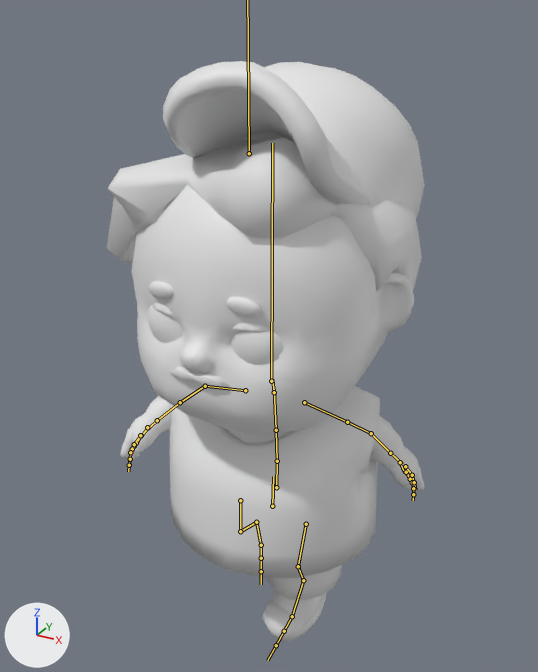
Before and after pictures for a commit that changed the FBX model Assets/Laundry Dulu/character/main character/main character.fbx.
Before and after are seen from a 50 mm lens placed at (1.14, -2.11, 2.11), pointed at (-0.02, 0.0, 1.06). Lighting does not change. The marker at lower left points along +X, +Y and +Z. Both versions are drawn at frame 1 of the action 'take '; the numbers are the values there. The bones that bend it are drawn over the model as lines.

Names of what the first picture shows: 'body', 'body.001', 'body.002', 'body.003', 'head', 'head.001', 'property_low.001'.
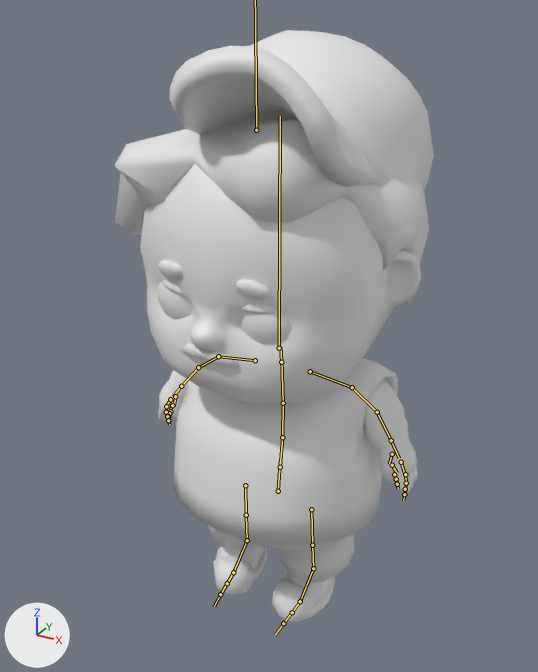
Where the change shows, as pixel boxes [x1, y1, x2, y2] in the pictures (538 x 672 px):
'head', posed
    before: [107, 137, 422, 434]
    after: [114, 110, 429, 404]
'body.001', posed (7% wider)
    before: [169, 386, 380, 578]
    after: [173, 358, 398, 545]
'property_low.001', posed
    before: [163, 61, 425, 218]
    after: [170, 30, 434, 189]
'body', posed
    before: [120, 396, 424, 491]
    after: [158, 370, 418, 494]
'body.003', posed
    before: [263, 592, 327, 642]
    after: [213, 545, 335, 622]
'body.002', posed
    before: [266, 565, 342, 600]
    after: [208, 525, 355, 583]
bone 'Hips', root to tip
    before: (272, 506) to (273, 476)
    after: (278, 491) to (280, 461)
bone 'Spine', root to tip
    before: (276, 487) to (277, 461)
    after: (280, 467) to (282, 437)
bone 'Spine1', root to tip
    before: (277, 461) to (276, 430)
    after: (282, 437) to (283, 403)
bone 'Spine2', root to tip
    before: (276, 430) to (274, 389)
    after: (283, 403) to (281, 358)
bone 'Head', root to tip
    before: (271, 381) to (272, 143)
    after: (279, 348) to (280, 116)
bone 'LeftShoulder', root to tip
    before: (304, 402) to (347, 422)
    after: (310, 371) to (352, 387)
bone 'LeftArm', root to tip
    before: (347, 422) to (371, 433)
    after: (352, 387) to (377, 412)
bone 'RightShoulder', root to tip
    before: (245, 390) to (205, 386)
    after: (255, 360) to (218, 356)
bone 'RightArm', root to tip
    before: (205, 386) to (180, 402)
    after: (218, 356) to (198, 367)
bone 'RightForeArm', root to tip
    before: (180, 402) to (157, 420)
    after: (198, 367) to (181, 386)
bone 'RightHand', root to tip
    before: (157, 420) to (144, 432)
    after: (181, 386) to (173, 396)
bone 'LeftUpLeg', root to tip
    before: (306, 524) to (298, 566)
    after: (311, 509) to (312, 545)
bone 'LeftLeg', root to tip
    before: (298, 566) to (303, 580)
    after: (312, 545) to (313, 568)
bone 'LeftFoot', root to tip
    before: (303, 580) to (292, 616)
    after: (313, 568) to (300, 601)
bone 'RightUpLeg', root to tip
    before: (240, 500) to (240, 531)
    after: (245, 485) to (246, 515)
bone 'RightLeg', root to tip
    before: (240, 531) to (256, 522)
    after: (246, 515) to (247, 540)

What changed in the scene script:
```text
Change bone_hips:
    where bone_hips = bpy.data.objects['Armature'].pose.bones['Hips']
    bone_hips.location: (2.0, 2.0, 9.0) -> (5.0, 23.0, -4.0)
    bone_hips.rotation_quaternion: (1.0, -0.002, 0.0, -0.01) -> (1.0, -0.002, 0.0, -0.021)  # degrees (0, 0, -1) -> degrees (0, 0, -2)
Change bone_spine:
    where bone_spine = bpy.data.objects['Armature'].pose.bones['Spine']  # child of 'Hips'
    bone_spine.location: (3.0, -12.0, -5.0) -> (0.0, -1.0, 0.0)
    bone_spine.rotation_quaternion: (0.996, 0.074, 0.051, -0.011) -> (1.0, 0.005, -0.012, 0.003)  # degrees (8, 6, -1) -> degrees (1, -1, 0)
Change bone_spine1:
    where bone_spine1 = bpy.data.objects['Armature'].pose.bones['Spine1']  # child of 'Spine'
    bone_spine1.rotation_quaternion: (1.0, 0.008, -0.001, 0.011) -> (1.0, 0.008, -0.003, 0.023)  # degrees (1, 0, 1) -> degrees (1, 0, 3)
Change bone_spine2:
    where bone_spine2 = bpy.data.objects['Armature'].pose.bones['Spine2']  # child of 'Spine1'
    bone_spine2.rotation_quaternion: (1.0, 0.008, 0.001, 0.011) -> (1.0, 0.008, 0.001, 0.02)  # degrees (1, 0, 1) -> degrees (1, 0, 2)
Change bone_head:
    where bone_head = bpy.data.objects['Armature'].pose.bones['Head']  # child of 'Neck'
    bone_head.rotation_quaternion: (0.993, -0.109, -0.052, 0.007) -> (0.999, 0.013, 0.005, -0.049)  # degrees (-13, -6, 1) -> degrees (1, 1, -6)
Change bone_leftshoulder:
    where bone_leftshoulder = bpy.data.objects['Armature'].pose.bones['LeftShoulder']  # child of 'Spine2'
    bone_leftshoulder.rotation_quaternion: (0.998, 0.038, -0.044, 0.002) -> (1.0, -0.013, 0.0, 0.001)  # degrees (4, -5, 0) -> degrees (-1, 0, 0)
Change bone_leftarm:
    where bone_leftarm = bpy.data.objects['Armature'].pose.bones['LeftArm']  # child of 'LeftShoulder'
    bone_leftarm.rotation_quaternion: (0.927, 0.234, -0.075, -0.284) -> (0.937, 0.258, 0.219, 0.085)  # degrees (28, 0, -34) -> degrees (34, 22, 17)
Change bone_rightshoulder:
    where bone_rightshoulder = bpy.data.objects['Armature'].pose.bones['RightShoulder']  # child of 'Spine2'
    bone_rightshoulder.rotation_quaternion: (0.993, -0.061, 0.099, -0.029) -> (0.998, -0.059, 0.002, -0.002)  # degrees (-7, 11, -4) -> degrees (-7, 0, 0)
Change bone_rightarm:
    where bone_rightarm = bpy.data.objects['Armature'].pose.bones['RightArm']  # child of 'RightShoulder'
    bone_rightarm.rotation_quaternion: (0.928, 0.328, 0.142, -0.107) -> (0.938, 0.256, -0.22, -0.085)  # degrees (38, 20, -6) -> degrees (34, -22, -17)
Change bone_rightforearm:
    where bone_rightforearm = bpy.data.objects['Armature'].pose.bones['RightForeArm']  # child of 'RightArm'
    bone_rightforearm.rotation_quaternion: (0.988, 0.145, 0.042, 0.013) -> (0.99, 0.134, 0.034, -0.018)  # degrees (17, 5, 2) -> degrees (15, 4, -1)
Change bone_righthand:
    where bone_righthand = bpy.data.objects['Armature'].pose.bones['RightHand']  # child of 'RightForeArm'
    bone_righthand.rotation_quaternion: (0.991, -0.031, 0.123, 0.041) -> (0.995, -0.003, 0.077, 0.068)  # degrees (-3, 14, 4) -> degrees (0, 9, 8)
Change bone_leftupleg:
    where bone_leftupleg = bpy.data.objects['Armature'].pose.bones['LeftUpLeg']  # child of 'Hips'
    bone_leftupleg.rotation_quaternion: (0.952, 0.287, -0.102, -0.005) -> (0.99, 0.051, -0.127, 0.042)  # degrees (34, -11, -4) -> degrees (5, -15, 4)
Change bone_leftleg:
    where bone_leftleg = bpy.data.objects['Armature'].pose.bones['LeftLeg']  # child of 'LeftUpLeg'
    bone_leftleg.rotation_quaternion: (0.871, -0.484, -0.036, 0.079) -> (0.992, -0.108, -0.06, -0.016)  # degrees (-58, 1, 10) -> degrees (-12, -7, -1)
Change bone_leftfoot:
    where bone_leftfoot = bpy.data.objects['Armature'].pose.bones['LeftFoot']  # child of 'LeftLeg'
    bone_leftfoot.rotation_quaternion: (0.939, -0.023, 0.139, -0.313) -> (0.933, 0.018, 0.13, -0.336)  # degrees (-8, 14, -38) -> degrees (-3, 15, -40)
Change bone_rightupleg:
    where bone_rightupleg = bpy.data.objects['Armature'].pose.bones['RightUpLeg']  # child of 'Hips'
    bone_rightupleg.rotation_quaternion: (0.999, 0.003, 0.053, -0.003) -> (0.999, -0.02, 0.034, -0.002)  # degrees (0, 6, 0) -> degrees (-2, 4, 0)
Change bone_rightleg:
    where bone_rightleg = bpy.data.objects['Armature'].pose.bones['RightLeg']  # child of 'RightUpLeg'
    bone_rightleg.rotation_quaternion: (0.814, -0.578, 0.022, -0.058) -> (0.998, 0.017, 0.049, 0.032)  # degrees (-71, -2, -7) -> degrees (2, 6, 4)
```
